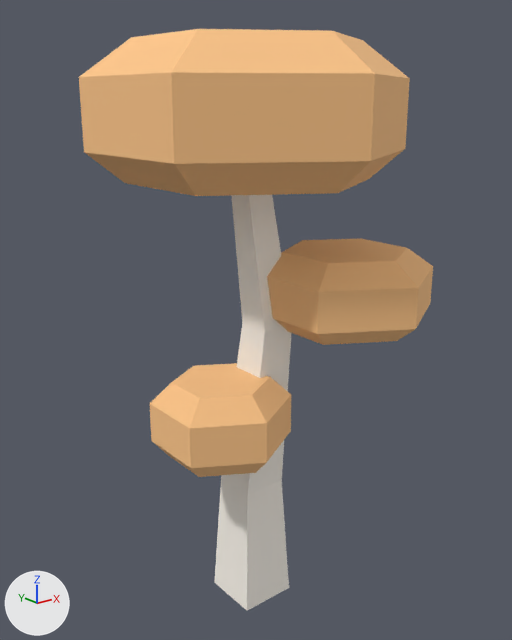
The OBJ model DynamicLab/Assets/Nature Kit/Models/OBJ format/tree_plateau_fall.obj: old version first, new version second.
One viewpoint serves both versions: a 50 mm lens placed at (-0.91, -1.155, 1.141), pointed at (0.027, 0.017, 0.672). Every picture has the same lights, and +X, +Y and +Z are marked at lower left. The first picture is the older version. Where no turn or scale is listed for an object, it has been applied to the vertices.

In view in the first picture: 'tree_plateau_fall'.
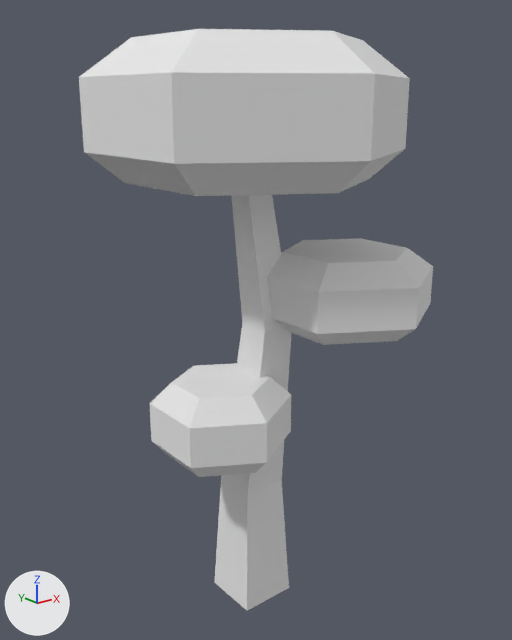
The change, as a diff of the scene's bpy script:
```diff
--- a/DynamicLab/Assets/Nature Kit/Models/OBJ format/tree_plateau_fall.obj.py
+++ b/DynamicLab/Assets/Nature Kit/Models/OBJ format/tree_plateau_fall.obj.py
@@ mat_leafsfall @@
 mat_leafsfall = principled_material('leafsFall')
-mat_leafsfall.base_color = (1.0, 0.573, 0.255)  # beige #ffc78a
+mat_leafsfall.base_color = (0.8, 0.8, 0.8)  # white #e7e7e7
 mat_leafsfall.roughness = 1.0
```

Changed parts and their boxes [x1, y1, x2, y2] in the pictures (512 x 640 px):
'tree_plateau_fall', recoloured (beige to white)
    both: [79, 29, 433, 611]
